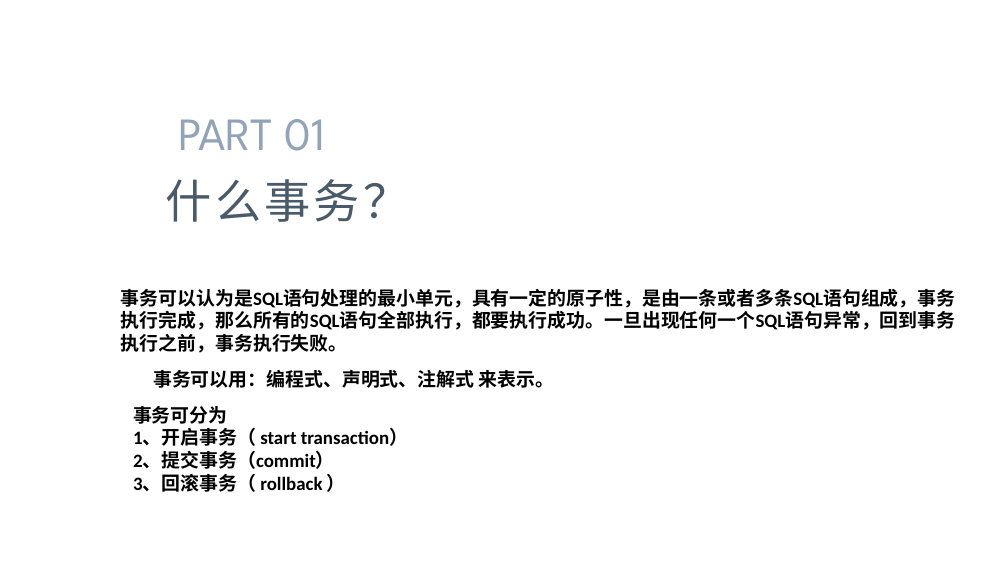
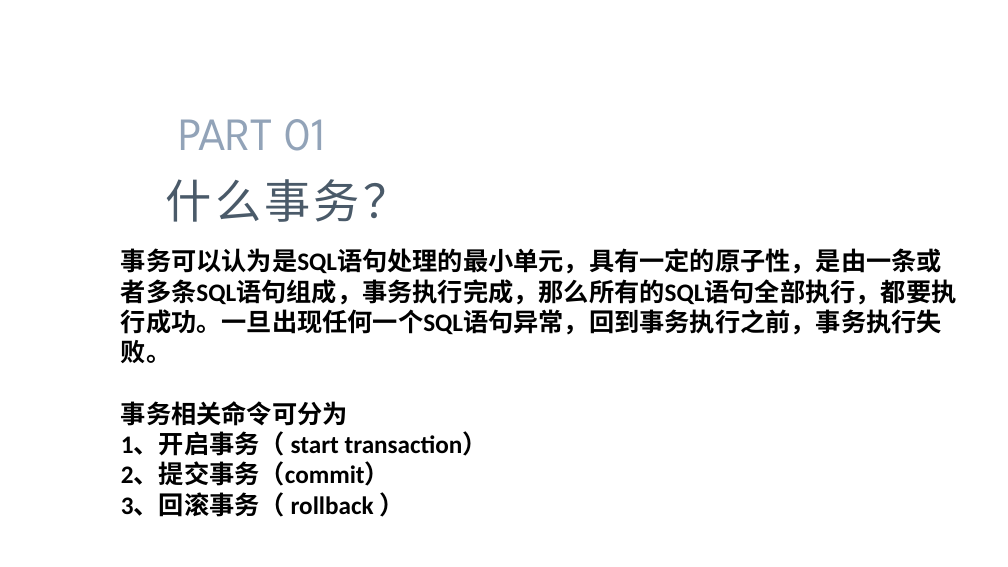
Before and after one commit to yangzhengx/dev01, a slide deck: slide 3 of 演讲.pptx. Drawn at 1008x567 pixels with LibreOffice and Linux fonts; fonts in the diff are those of the drawing; background and template pictures are left out. Boxes give left, top, right and bottom in pixels: in the first picture for what was removed or moved away, otherwise in the second. Text is boxed around its words. In the diff, an @@ line names an element or a change of style, - is before the commit and + after.

```diff
--- a/演讲.pptx
+++ b/演讲.pptx
@@ text "事务可以认为是SQL语句处理的最小单元，具有一定的原子性，是由一条或者多条SQL语句组成，事务执行完成，那么所有的SQL ...": place and size @@
-text "事务可以认为是SQL语句处理的最小单元，具有一定的原子性，是由一条或者多条SQL语句组成，事务执行完成，那么所有的SQL ..." at bbox=[121, 289, 956, 353]
+text "事务可以认为是SQL语句处理的最小单元，具有一定的原子性，是由一条或者多条SQL语句组成，事务执行完成，那么所有的SQL ..." at bbox=[121, 248, 957, 363]
@@ text "事务可以认为是SQL语句处理的最小单元，具有一定的原子性，是由一条或者多条SQL语句组成，事务执行完成，那么所有的SQL ..." at bbox=[121, 248, 957, 363]: size 18 to 24 pt @@
@@ text removed at bbox=[153, 370, 555, 388] @@
-事务可以用：编程式、声明式、注解式 来表示。
@@ text "事务相关命令可分为": place and size @@
-text "事务相关命令可分为" at bbox=[133, 406, 408, 492]
+text "事务相关命令可分为" at bbox=[121, 401, 488, 517]
@@ text at bbox=[121, 401, 348, 426]: text changed; size 18 to 24 pt @@
-事务可分为
+事务相关命令可分为
@@ text at bbox=[121, 433, 488, 517]: size 18 to 24 pt in "1、开启事务（ start transaction）", "2、提交事务（commit）", "3、回滚事务（ rollback ）" @@
```
Also in this commit, not shown: 3 other slides changed.
